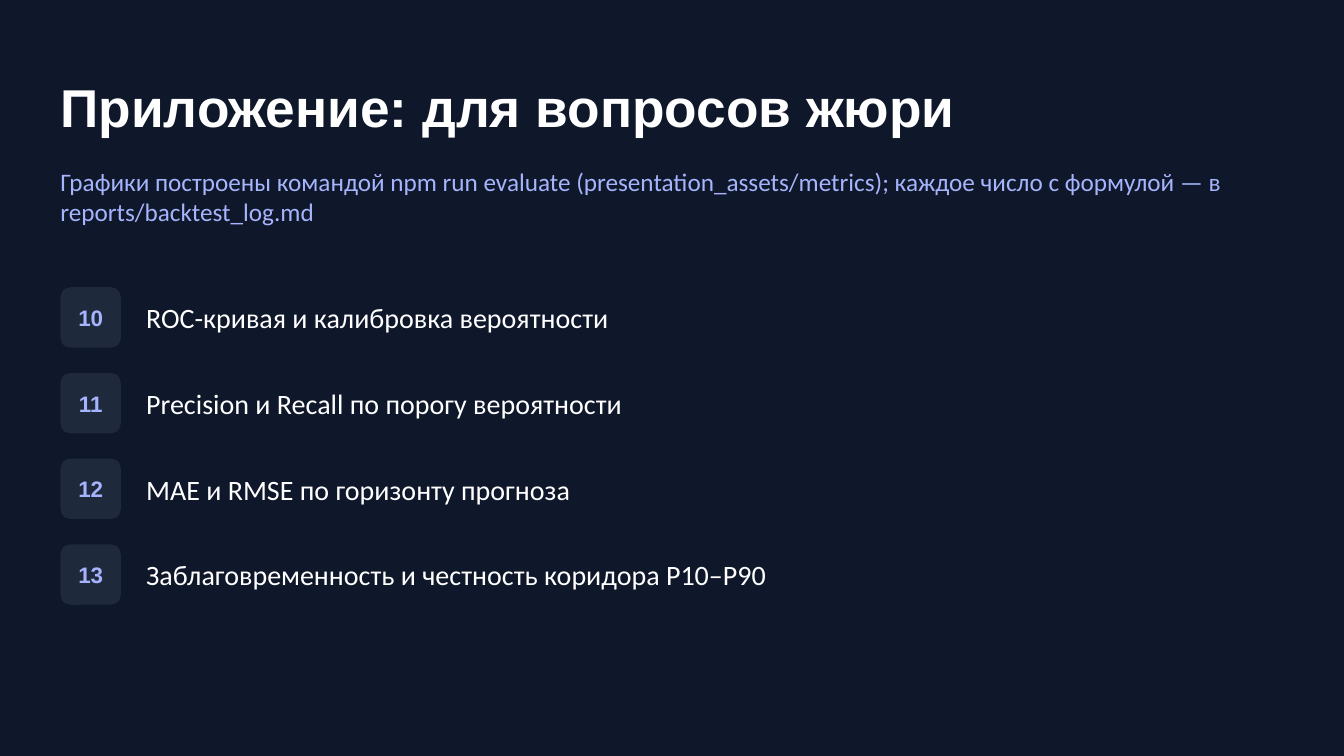
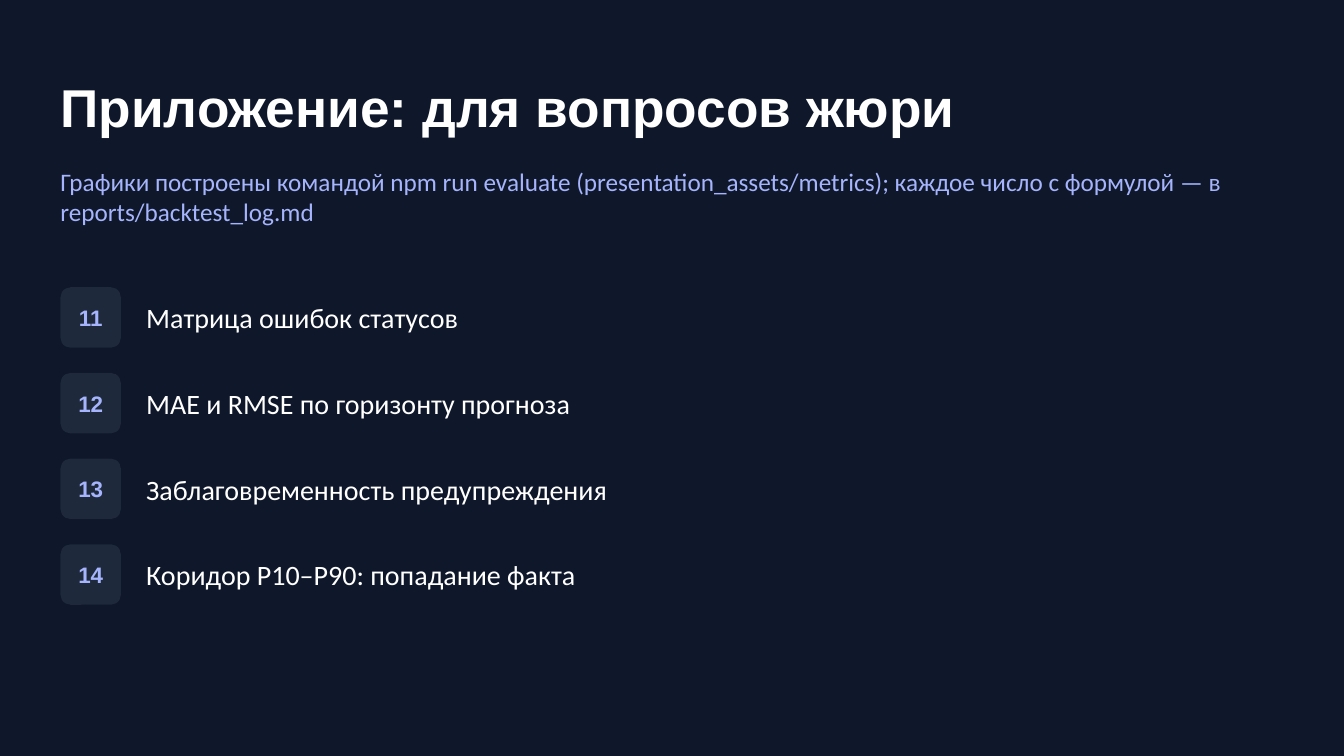
Before and after one commit to egor-lap/finprognoz, a slide deck: slide 10 of presentation/FinRadar.pptx. Drawn at 1344x756 pixels with LibreOffice and Linux fonts; fonts in the diff are those of the drawing. Boxes give left, top, right and bottom in pixels: in the first picture for what was removed or moved away, otherwise in the second. Text is boxed around its words. In the diff, an @@ line names an element or a change of style, - is before the commit and + after.

```diff
--- a/presentation/FinRadar.pptx
+++ b/presentation/FinRadar.pptx
@@ text removed at box(78, 310, 103, 326) @@
-10
@@ text at box(146, 309, 459, 333): text changed @@
-ROC-кривая и калибровка вероятности
+Матрица ошибок статусов
@@ text at box(146, 396, 570, 419): text changed @@
-Precision и Recall по порогу вероятности
+MAE и RMSE по горизонту прогноза
@@ 3 texts: place and size @@
-3 texts at box(78, 396, 103, 584)
+3 texts at box(78, 310, 103, 498)
@@ text at box(146, 481, 607, 505): text changed @@
-MAE и RMSE по горизонту прогноза
+Заблаговременность предупреждения
@@ text added at box(78, 567, 103, 583), 16 pt, text #A5B4FC, bold @@
+14
@@ text at box(146, 566, 575, 590): text changed @@
-Заблаговременность и честность коридора P10–P90
+Коридор P10–P90: попадание факта
```
Also in this commit, not shown: 1 other slide changed, 3 slides added, 3 slides removed.
